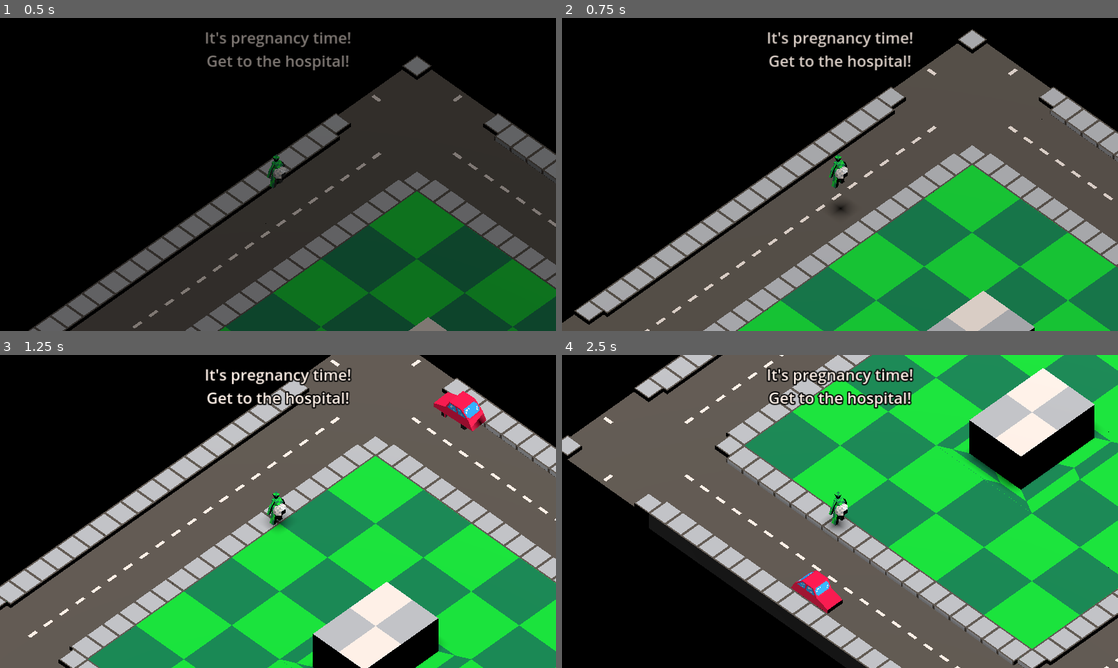
Above: before the commit, frames 1-4 (two rows, left to right).
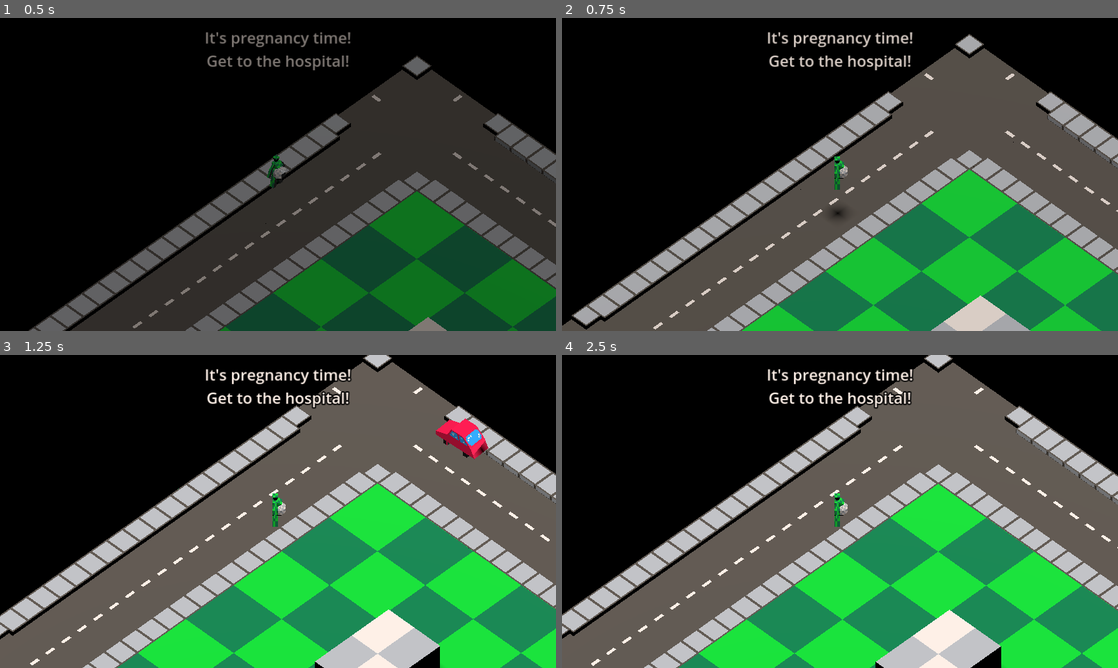
Above: after the commit, the same moments.

Repository: AlexGarbus/global-game-jam-2025
Game: Godot game, scene res://main.tscn
Two runs of this game, one before a commit and one after it. Both use one fixed random seed, a clock stepped at 60 frames per second and the inputs below.
Inputs:
- Up to frame 1 (0.5 s): no input
- Up to frame 2 (0.75 s): hold Right (move_right) from 0.53 s (still down)
- Up to frame 3 (1.25 s): keep holding Right (move_right); tap Space (jump) at 0.77 s
- Up to frame 4 (2.5 s): release Right (move_right) at 1.28 s; hold Down (move_backward) 1.28-2.03 s; tap Space (jump) at 1.52 s; hold Right (move_right) from 2.03 s (still down)

Frame 1 is identical in both runs. In frame 2, 11% of the frame differs, in the area x 0-100%, y 3-100%; in frame 3, 42%; in frame 4, 80%, in the area x 0-100%, y 0-100%.

Commit message:
Player movement correction

Diff:
--- a/player/player.gd
+++ b/player/player.gd
@@ -30,6 +30,7 @@
 	# Get the input direction and handle the movement.
 	var input_dir := Input.get_vector("move_left", "move_right", "move_forward", "move_backward")
 	var direction := (transform.basis * Vector3(input_dir.x, 0, input_dir.y)).normalized()
+	direction = direction.rotated(Vector3.UP, deg_to_rad(45))
 	if direction:
 		$Pivot.basis = Basis.looking_at(direction)
 		apply_force(Vector3(direction.x, 0, direction.z) * move_force)
